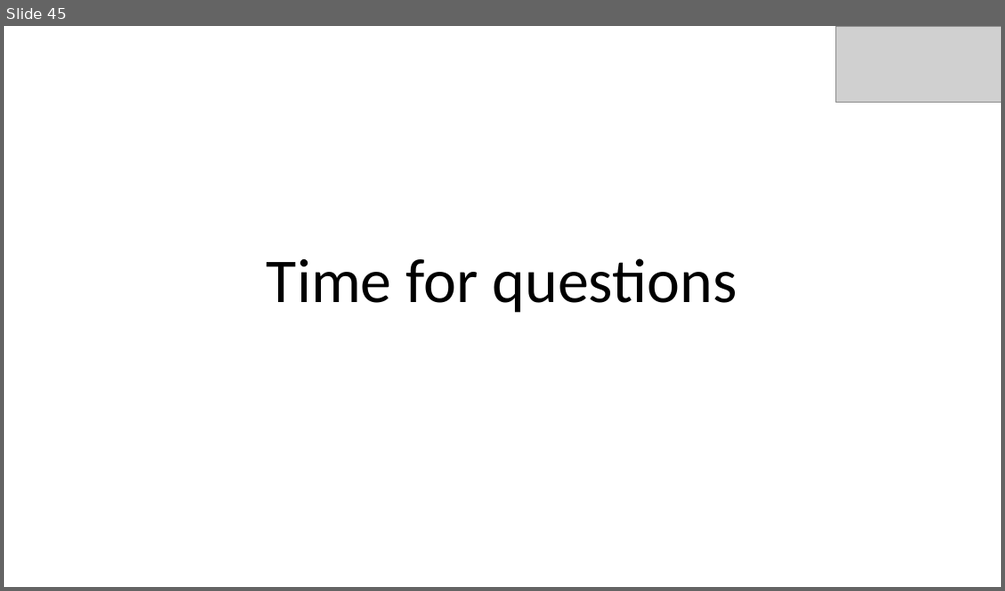
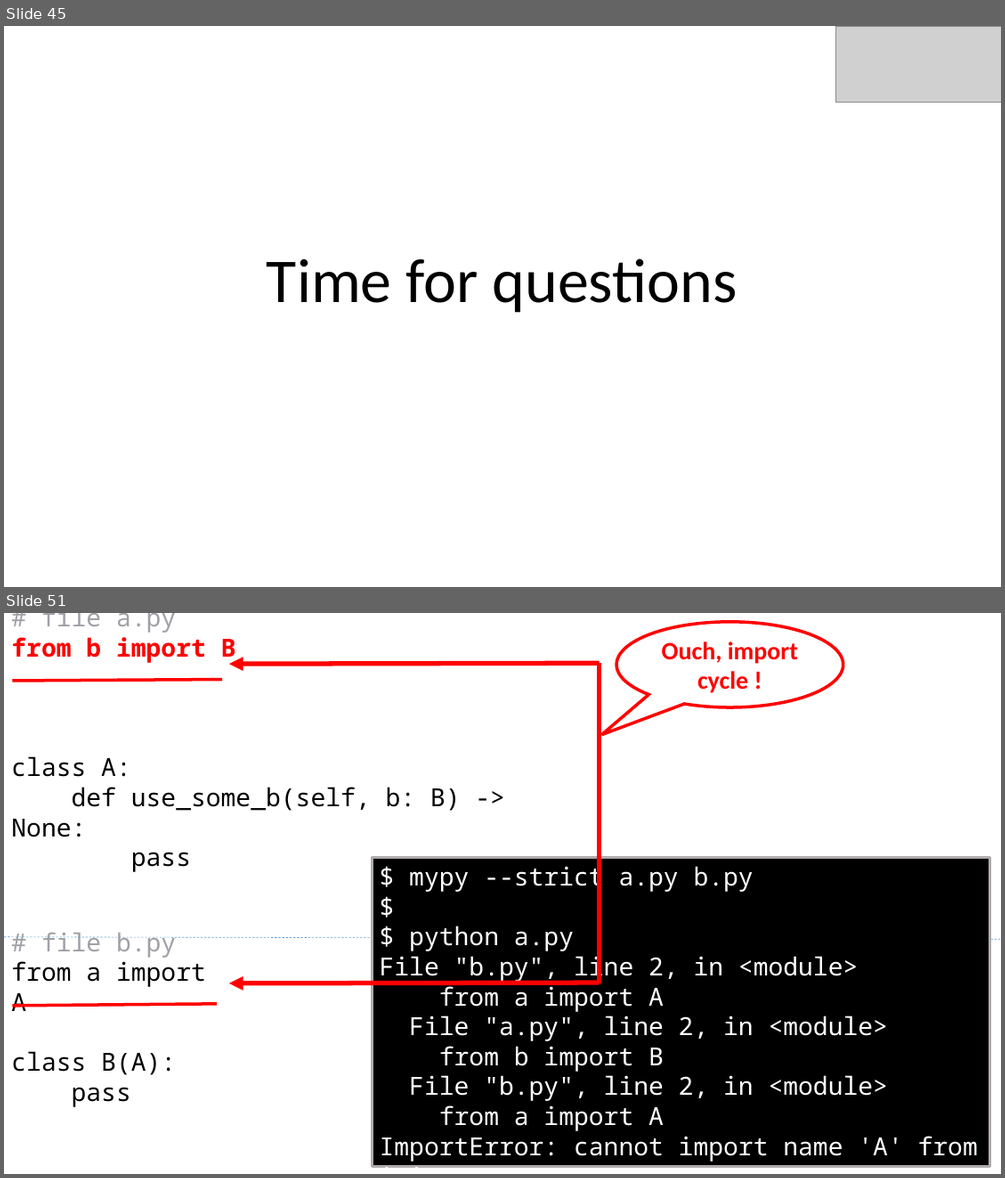
Before and after one commit to bluebird75/whoiam, a slide deck: PyParis_2018/Type Annotations PyParis 2018 - v4.pptx. Shown one above the other, each under a label of ours: slide 45 before the commit, slides 45 and 51 after it; the slides between them are not shown. The pictures are 1005x591 and 1005x1178 pixels, drawn with LibreOffice and Linux fonts; fonts in the diff are those of the drawing; grey boxes stand for pictures; background and template pictures are left out. Boxes give left, top, right and bottom in pixels: in the first picture for what was removed or moved away, otherwise in the second. Text is boxed around its words. In the diff, an @@ line names an element or a change of style, - is before the commit and + after.

Commit message:
Add resources page and an extra example
- videos and website about Type Annotations
- one extra example showing how to solve circular imports

```diff
--- a/PyParis_2018/Type Annotations PyParis 2018 - v4.pptx
+++ b/PyParis_2018/Type Annotations PyParis 2018 - v4.pptx
@@ slide 51 added at [4,613,1001,1174], background #FFFFFF @@
@@ text added at [11,613,461,872], 24 pt, text #000000 @@
+# file a.py
+from b import B
+class A:
+def use_some_b(self, b: B) -> None:
+pass
@@ speech bubble added at [616,622,843,708], outline #FF0000 3 pt, 24 pt, text #FF0000, bold @@
+Ouch, import cycle !
@@ arrow added from (599, 663) to (229, 664), #FF0000 4.5 pt @@
@@ line added from (599, 983) to (599, 663), #FF0000 4.5 pt @@
@@ line added from (12, 681) to (222, 680), #FF0000 3 pt @@
@@ rectangle added at [372,858,990,1167], fill #000000, outline #AFABAB 2.25 pt, 24 pt, text #FFFFFF @@
+$ mypy --strict a.py b.py
+$
+$ python a.py
+File "b.py", line 2, in <module>
+from a import A
+File "a.py", line 2, in <module>
+from b import B
+File "b.py", line 2, in <module>
+from a import A
+ImportError: cannot import name 'A' from 'a'
@@ text added at [11,932,206,1107], 24 pt, text #000000 @@
+# file b.py
+from a import A
+class B(A):
+pass
@@ line added from (4, 937) to (1001, 939), #5B9BD5 0.5 pt dashed @@
@@ arrow added from (599, 982) to (229, 983), #FF0000 4.5 pt @@
@@ line added from (12, 1005) to (217, 1004), #FF0000 3 pt @@
```
Also in this commit, not shown: 7 other slides added, 2 other files.
